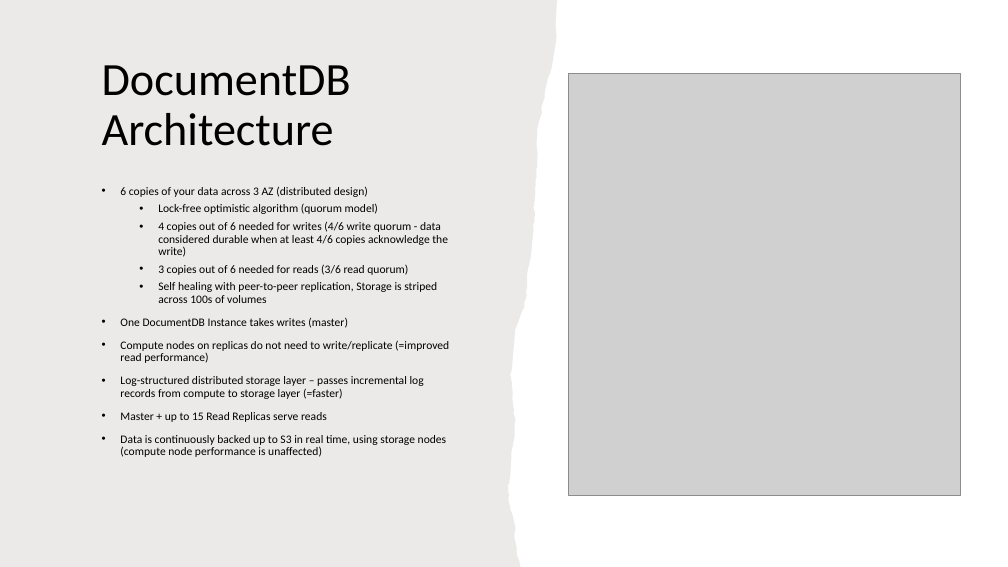
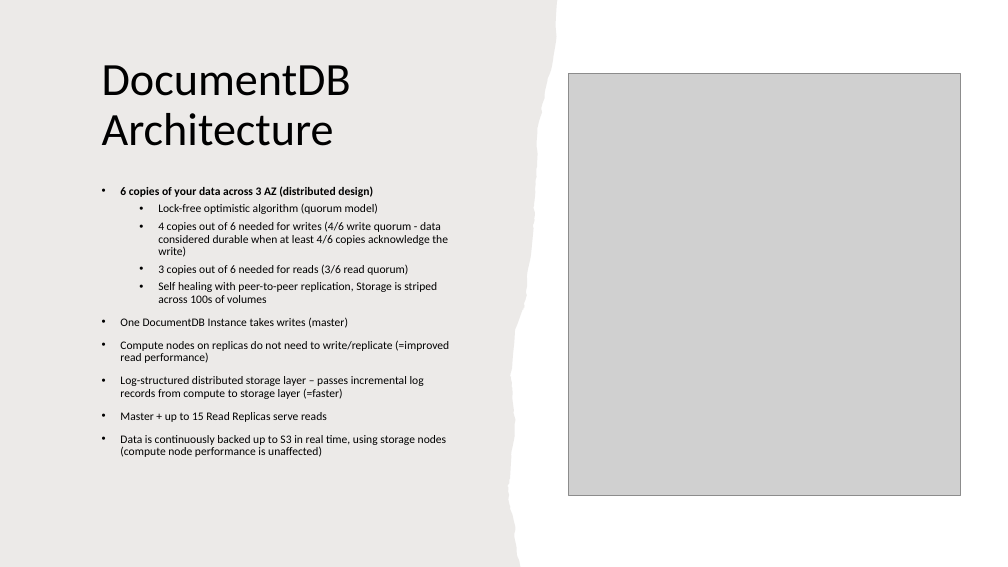
Before and after one commit to IlyaChakun/aws-iba-courses, a slide deck: slide 5 of lecture-materials/Databases/documentDB/aws_documentDB.pptx. Drawn at 1008x567 pixels with LibreOffice and Linux fonts; fonts in the diff are those of the drawing; grey boxes stand for pictures. Boxes give left, top, right and bottom in pixels: in the first picture for what was removed or moved away, otherwise in the second. Text is boxed around its words. In the diff, an @@ line names an element or a change of style, - is before the commit and + after.

```diff
--- a/lecture-materials/Databases/documentDB/aws_documentDB.pptx
+++ b/lecture-materials/Databases/documentDB/aws_documentDB.pptx
@@ text at box(120, 186, 373, 197): bold on in "6 copies of your data across 3 ..." @@
```
Also in this commit, not shown: 2 other slides changed, 1 slide added, 14 other files.
